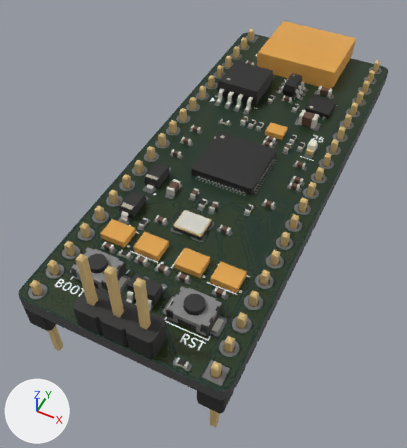
What one commit did to the glTF model examples/easy2350/viewer/easy2350-a/3d/board.glb.
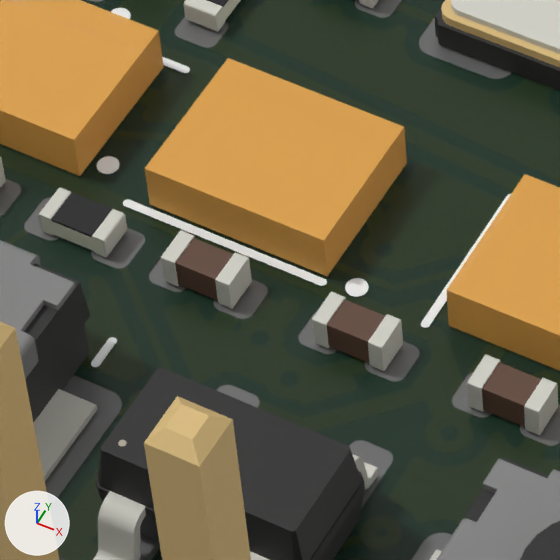
Each version is shown whole from a 50 mm lens placed at (0.1281, -0.1692, 0.0435), pointed at (0.1092, -0.1314, -0.0038), then close up on the part from 28% to 47% of the width and 50% to 67% of the height. The lights are fixed; the arrows at lower left show +X, +Y and +Z. The first two pictures are the older version. Where no turn or scale is listed for an object, it has been applied to the vertices. Vertices at exactly the same position are counted once.

The first close-up shows 'C_0402_1005Metric.013', 'C_0402_1005Metric.018', 'Crystal_SMD_3225-4Pin_3.2x2.5mm', 'D3', 'D4', 'D5', 'PinHeader_1x03_P2.54mm_Vertical', 'SOT-23-5', 'SW_SPST_TS-1088-xR020', 'SW_SPST_TS-1088-xR020.001', 'easy2350_pad', 'easy2350_silkscreen', 'easy2350_soldermask' and 6 more.
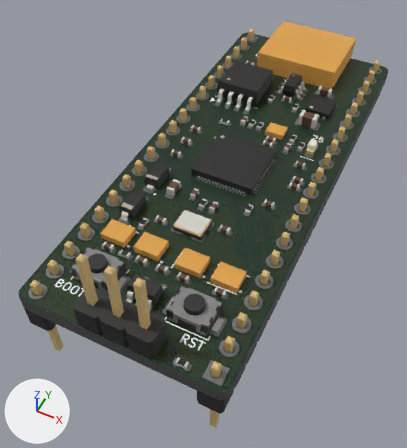
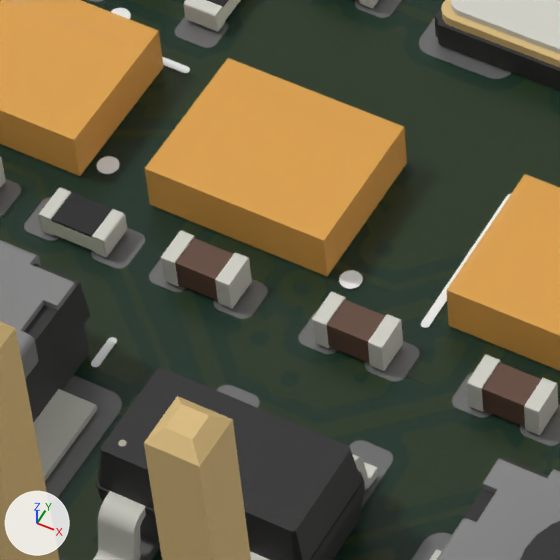
Where the newer file only moved an object's origin or applied its transform, the numbers keep the older frame.

What changed in the scene script:
```text
Change me_easy2350_silkscreen:
    used by ob_easy2350_silkscreen; location = (0.11033, -0.12536, 0.00158)
    remove me_easy2350_silkscreen.from_pydata(...)  # 1736 vertices, 1650 faces; spans x -0.0078..0.0078, y -0.0231..0.0231, z 0.0
    add me_easy2350_silkscreen.from_pydata(...)  # 1708 vertices, 1624 faces; spans x -0.0078..0.0078, y -0.0231..0.0231, z 0.0
    me_easy2350_silkscreen part 1: the loose piece of 28 vertices spanning x -0.0037..-0.0007, y -0.0166..-0.0165, z 0.0 is deleted
    me_easy2350_silkscreen part 2
    10 vertices are removed from x -0.0004..-0.0002, y -0.0166..-0.0164, z 0.0
    20 faces are deleted
    3 vertices in x -0.0002, y -0.0165..-0.0164, z 0.0 move by (-0.0004, 0.0001, 0.0)
    6 vertices move from x -0.0004..-0.0001, y -0.0165..-0.0163, z 0.0 to x -0.0006..-0.0003, y -0.0165..-0.0163, z 0.0
    10 vertices are added at x -0.0006..-0.0003, y -0.0165..-0.0162, z 0.0
    20 new faces join them
```

What differs and where, as boxes (x1, y1, x2, y2) in the close-ups (560 x 560 px; the box of a moved part takes in the faces that stretch with it):
part 1 of me_easy2350_silkscreen, deleted
    before: (123, 199, 327, 286)
part 2 of me_easy2350_silkscreen, moved or reshaped
    before: (345, 278, 369, 297)
    after: (339, 270, 363, 289)
